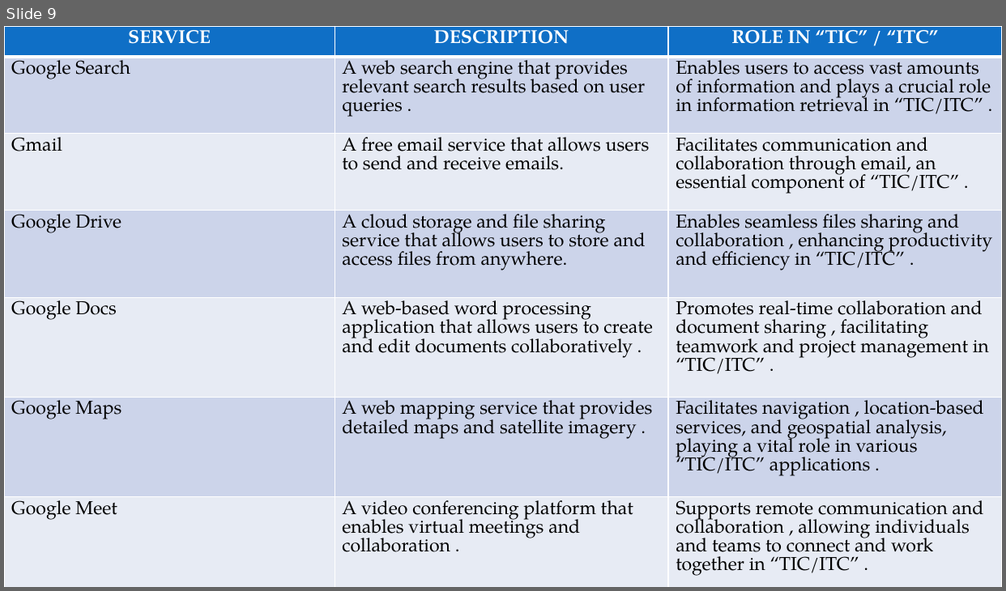
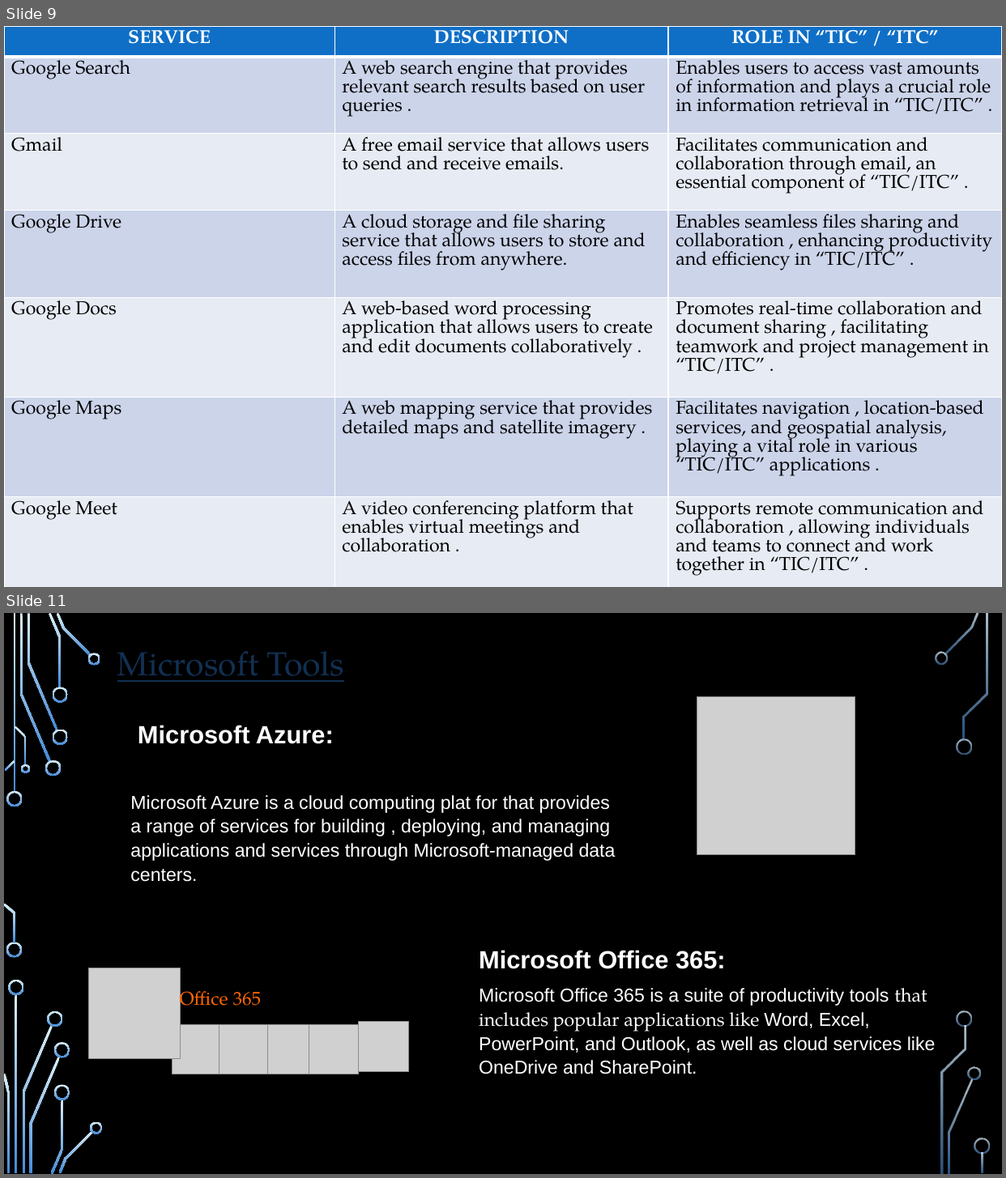
Before and after one commit to mehdi628/exam_tic, a slide deck: TIC (3).pptm. Shown one above the other, each under a label of ours: slide 9 before the commit, slides 9 and 11 after it; the slides between them are not shown. The pictures are 1006x591 and 1006x1178 pixels, drawn with LibreOffice and Linux fonts; fonts in the diff are those of the drawing; grey boxes stand for pictures; background and template pictures are left out. Boxes give left, top, right and bottom in pixels: in the first picture for what was removed or moved away, otherwise in the second. Text is boxed around its words. In the diff, an @@ line names an element or a change of style, - is before the commit and + after.

```diff
--- a/TIC (3).pptm
+++ b/TIC (3).pptm
@@ slide 11 added at <box>4,613,1002,1174</box>, background picture (left out); not listed: 36 template elements that a slide beside it also shows @@
@@ text added at <box>117,651,344,682</box>, 32 pt, text #113052, underline @@
+Microsoft Tools
@@ picture added at <box>697,697,855,855</box> @@
@@ text added at <box>130,725,616,882</box>, 18 pt, text #FFFFFF @@
+Microsoft Azure:
+Microsoft Azure is a cloud computing plat for that provides a range of services for building , deploying, and managing applications and services through Microsoft-managed data centers.
@@ text added at <box>479,950,936,1075</box>, 18 pt, text #FFFFFF @@
+Microsoft Office 365:
+Microsoft Office 365 is a suite of productivity tools that includes popular applications like Word, Excel, PowerPoint, and Outlook, as well as cloud services like OneDrive and SharePoint.
@@ picture added at <box>88,969,180,1060</box> @@
@@ text added at <box>180,986,262,1013</box>, 18 pt, text #FF6600 @@
+Office 365
@@ picture added at <box>172,1024,223,1075</box> @@
@@ picture added at <box>219,1024,269,1075</box> @@
@@ picture added at <box>267,1024,317,1075</box> @@
@@ picture added at <box>309,1024,359,1075</box> @@
@@ picture added at <box>359,1022,409,1072</box> @@
```
Also in this commit, not shown: 8 slides changed, 5 other slides added.
